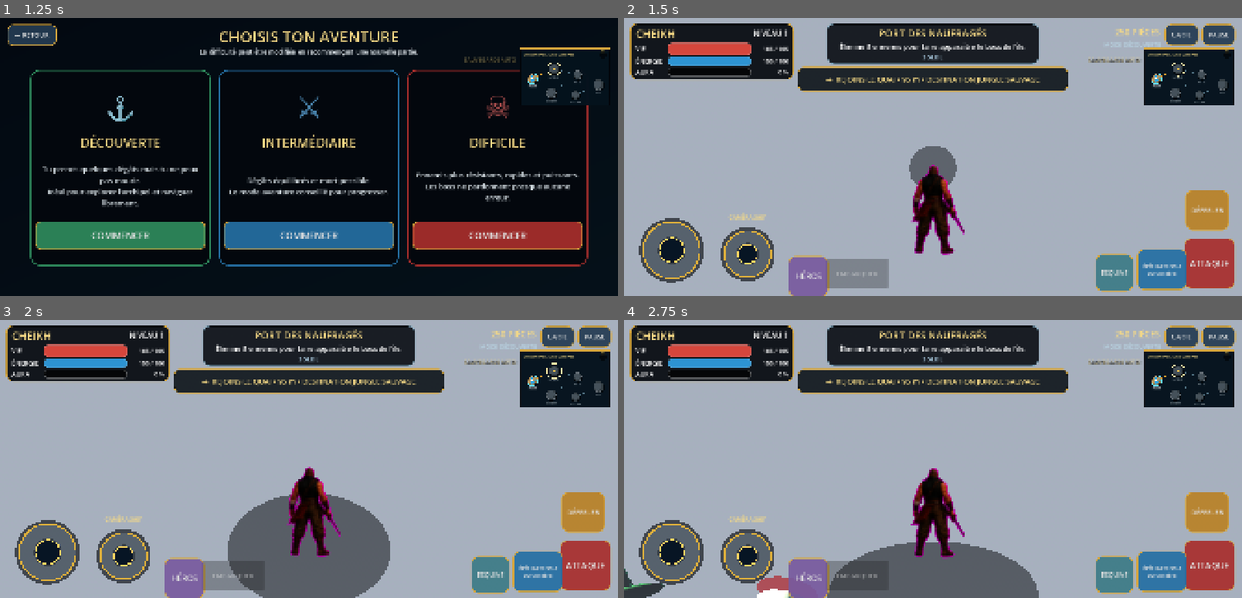
Above: before the commit, frames 1-4 (two rows, left to right).
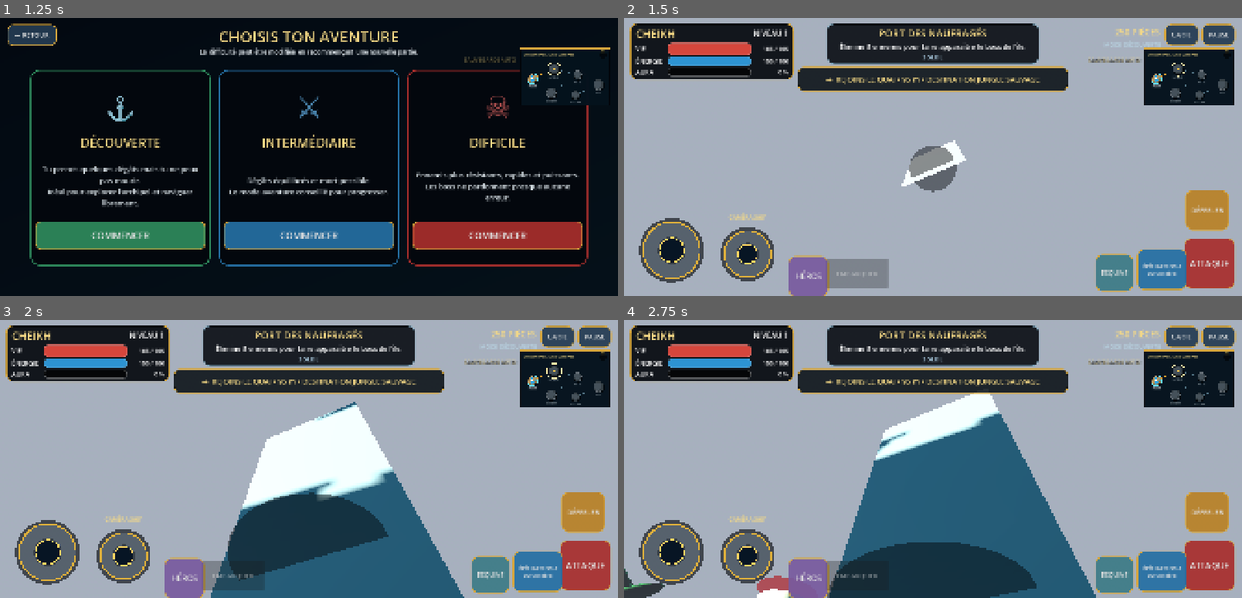
Above: after the commit, the same moments.

Repository: Chasmet/Chk-pirate-warrior-
Game: Godot game, scene res://scenes/main.tscn
Same seed, same stepped clock (60 frames per second), same inputs: the game is played once before the commit and once after it.
Inputs (mouse positions are in pixels of both pictures, inside the frame that each line leads up to):
- Up to frame 1 (1.25 s): click (123, 84) at 0.52 s
- Up to frame 2 (1.5 s): click "COMMENCER" at 1.25 s
- Up to frame 3 (2 s): no input
- Up to frame 4 (2.75 s): drag from (1038, 495) to (994, 397) at 2.02 s

Frame 1 is identical in both runs. In frame 2, 2.2% of the frame differs, in the area x 44-56%, y 43-86%; in frame 3, 18%; in frame 4, 21%, in the area x 33-77%, y 26-100%.

Commit message:
feat(render): intégrer les héros au monde 3D avec profondeur réelle

Diff:
--- a/godot/scripts/hero_material_renderer.gd
+++ b/godot/scripts/hero_material_renderer.gd
@@ -1,57 +1,26 @@
-extends CanvasLayer
+extends Node
 
-const SOURCE_LAYER := 1 << 19
+# Les héros restent dans le monde 3D : perspective, occultation par les murs,
+# distance réelle et caméra 360°. Le shader retire le fond magenta des JPEG
+# sans projeter le personnage comme une image collée à l'écran.
+
 const VISIBLE_LAYER := 1
+const WORLD_SHADER := preload("res://shaders/hero_chroma_world.gdshader")
 
 var player: PlayerController
 var tracked_visual_id := 0
 var source_sprite: Sprite3D
-var hero_view: TextureRect
-var atlas_texture: AtlasTexture
-var chroma_material: ShaderMaterial
+var world_material: ShaderMaterial
 var tracked_texture: Texture2D
-var tracked_hframes := -1
-var tracked_frame := -1
 var label_cleanup_timer := 0.0
-var animation_time := 0.0
+var renderer_logged := false
 
 func _ready() -> void:
-	layer = 0
+	process_mode = Node.PROCESS_MODE_ALWAYS
 	process_priority = 2000
-	hero_view = TextureRect.new()
-	hero_view.name = "HérosOriginalProjeté"
-	hero_view.mouse_filter = Control.MOUSE_FILTER_IGNORE
-	hero_view.expand_mode = TextureRect.EXPAND_IGNORE_SIZE
-	hero_view.stretch_mode = TextureRect.STRETCH_KEEP_ASPECT_CENTERED
-	hero_view.texture_filter = CanvasItem.TEXTURE_FILTER_LINEAR_WITH_MIPMAPS_ANISOTROPIC
-	hero_view.visible = false
-	add_child(hero_view)
-	atlas_texture = AtlasTexture.new()
-	hero_view.texture = atlas_texture
-
-	var shader := Shader.new()
-	shader.code = """
-shader_type canvas_item;
-render_mode unshaded;
-
-uniform vec3 key_color = vec3(1.0, 0.0, 1.0);
-uniform float key_inner = 0.10;
-uniform float key_outer = 0.32;
-
-void fragment() {
-    vec4 source = texture(TEXTURE, UV);
-    float key_distance = distance(source.rgb, key_color);
-    float chroma_alpha = smoothstep(key_inner, key_outer, key_distance);
-    COLOR = vec4(source.rgb, source.a * chroma_alpha) * COLOR;
-}
-"""
-	chroma_material = ShaderMaterial.new()
-	chroma_material.shader = shader
-	hero_view.material = chroma_material
 	set_process(true)
 
 func _process(delta: float) -> void:
-	animation_time += delta
 	label_cleanup_timer -= delta
 	if label_cleanup_timer <= 0.0:
 		label_cleanup_timer = 0.35
@@ -60,11 +29,11 @@
 	if not is_instance_valid(player):
 		player = _find_player()
 		tracked_visual_id = 0
+		renderer_logged = false
 		if not is_instance_valid(player):
-			hero_view.visible = false
 			return
+
 	if not is_instance_valid(player.hero_visual):
-		hero_view.visible = false
 		return
 	if player.hero_visual.get_instance_id() != tracked_visual_id:
 		tracked_visual_id = player.hero_visual.get_instance_id()
@@ -72,84 +41,54 @@
 	if not is_instance_valid(source_sprite):
 		_bind_current_hero()
 	if not is_instance_valid(source_sprite) or not is_instance_valid(player.camera):
-		hero_view.visible = false
 		return
 
-	source_sprite.layers = SOURCE_LAYER
-	source_sprite.visible = true
-	player.camera.cull_mask &= ~SOURCE_LAYER
-	player.camera.cull_mask |= VISIBLE_LAYER
-	var old_renderer := player.hero_visual.get_node_or_null("RigVisuel/CharacterRenderer3D") as MeshInstance3D
-	if is_instance_valid(old_renderer):
-		old_renderer.visible = false
-
-	_sync_atlas()
-	_update_screen_position()
+	_apply_world_space_rules()
+	_sync_material()
 
 func _bind_current_hero() -> void:
 	source_sprite = null
+	world_material = null
 	tracked_texture = null
-	tracked_hframes = -1
-	tracked_frame = -1
 	if not is_instance_valid(player) or not is_instance_valid(player.hero_visual):
 		return
 	source_sprite = player.hero_visual.get_node_or_null("RigVisuel/CharacterArt") as Sprite3D
 	if source_sprite == null:
 		return
-	source_sprite.layers = SOURCE_LAYER
-	_sync_atlas(true)
-	print("CHK_HERO_SCREEN_RENDERER_READY hero=%s" % player.hero_id)
+	world_material = ShaderMaterial.new()
+	world_material.shader = WORLD_SHADER
+	world_material.set_shader_parameter("key_inner", 0.075)
+	world_material.set_shader_parameter("key_outer", 0.31)
+	world_material.set_shader_parameter("contrast", 1.07)
+	world_material.set_shader_parameter("saturation", 1.08)
+	source_sprite.material_override = world_material
+	_sync_material(true)
+	if not renderer_logged:
+		renderer_logged = true
+		print("CHK_HERO_WORLD_MATERIAL_READY hero=%s depth_test=1 chroma_key=1" % player.hero_id)
 
-func _sync_atlas(force: bool = false) -> void:
+func _apply_world_space_rules() -> void:
+	source_sprite.layers = VISIBLE_LAYER
+	source_sprite.visible = true
+	source_sprite.no_depth_test = false
+	source_sprite.billboard = BaseMaterial3D.BILLBOARD_FIXED_Y
+	source_sprite.double_sided = true
+	source_sprite.shaded = false
+	source_sprite.cast_shadow = GeometryInstance3D.SHADOW_CASTING_SETTING_OFF
+	source_sprite.render_priority = 4
+	player.camera.cull_mask |= VISIBLE_LAYER
+
+func _sync_material(force: bool = false) -> void:
+	if not is_instance_valid(source_sprite) or world_material == null:
+		return
 	var texture := source_sprite.texture
-	var hframes := maxi(1, source_sprite.hframes)
-	var frame := clampi(source_sprite.frame, 0, hframes - 1)
 	if texture == null:
-		hero_view.visible = false
+		source_sprite.visible = false
 		return
 	if force or texture != tracked_texture:
 		tracked_texture = texture
-		atlas_texture.atlas = texture
-	if force or hframes != tracked_hframes or frame != tracked_frame:
-		tracked_hframes = hframes
-		tracked_frame = frame
-		var frame_width := float(texture.get_width()) / float(hframes)
-		atlas_texture.region = Rect2(frame_width * float(frame), 0.0, frame_width, float(texture.get_height()))
-	hero_view.modulate = source_sprite.modulate
-
-func _update_screen_position() -> void:
-	var texture := source_sprite.texture
-	if texture == null:
-		hero_view.visible = false
-		return
-	var viewport_size := get_viewport().get_visible_rect().size
-	var frame_width := float(texture.get_width()) / float(maxi(1, source_sprite.hframes))
-	var aspect := frame_width / maxf(float(texture.get_height()), 1.0)
-	var horizontal_speed := Vector2(player.velocity.x, player.velocity.z).length()
-	var movement := clampf(horizontal_speed / maxf(player._movement_speed(), 0.1), 0.0, 1.0) if not player.boat_mode else clampf(absf(player.boat_speed) / PlayerController.BOAT_MAX_SPEED, 0.0, 1.0)
-	var stride := sin(animation_time * lerpf(4.2, 11.5, movement))
-	var breathing := sin(animation_time * 2.8) * 2.0
-	var action_pulse := 1.035 if tracked_frame in [2, 3] else 1.0
-
-	if player.boat_mode:
-		var world_anchor := player.global_position + Vector3.UP * 2.15
-		if player.camera.is_position_behind(world_anchor):
-			hero_view.visible = false
-			return
-		var projected := player.camera.unproject_position(world_anchor)
-		var display_height := viewport_size.y * 0.155 * action_pulse
-		var display_size := Vector2(display_height * aspect, display_height)
-		var sway := Vector2(stride * 2.2, breathing + absf(stride) * 2.0 * movement)
-		hero_view.position = projected - Vector2(display_size.x * 0.5, display_size.y * 0.88) + sway
-		hero_view.size = display_size
-	else:
-		var display_height := viewport_size.y * 0.45 * action_pulse
-		var display_size := Vector2(display_height * aspect, display_height)
-		var center_x := viewport_size.x * 0.50 + stride * 4.0 * movement
-		var bottom_y := viewport_size.y * 0.92 + breathing + absf(stride) * 7.0 * movement
-		hero_view.position = Vector2(center_x - display_size.x * 0.5, bottom_y - display_size.y)
-		hero_view.size = display_size
-	hero_view.visible = true
+		world_material.set_shader_parameter("albedo_texture", texture)
+	world_material.set_shader_parameter("tint", source_sprite.modulate)
 
 func _hide_broken_world_labels() -> void:
 	_hide_labels_recursive(get_tree().root)
@@ -158,7 +97,7 @@
 	if node is Label3D:
 		var label := node as Label3D
 		label.visible = false
-		label.layers = SOURCE_LAYER
+		label.layers = 1 << 19
 	for child in node.get_children():
 		_hide_labels_recursive(child)
 
